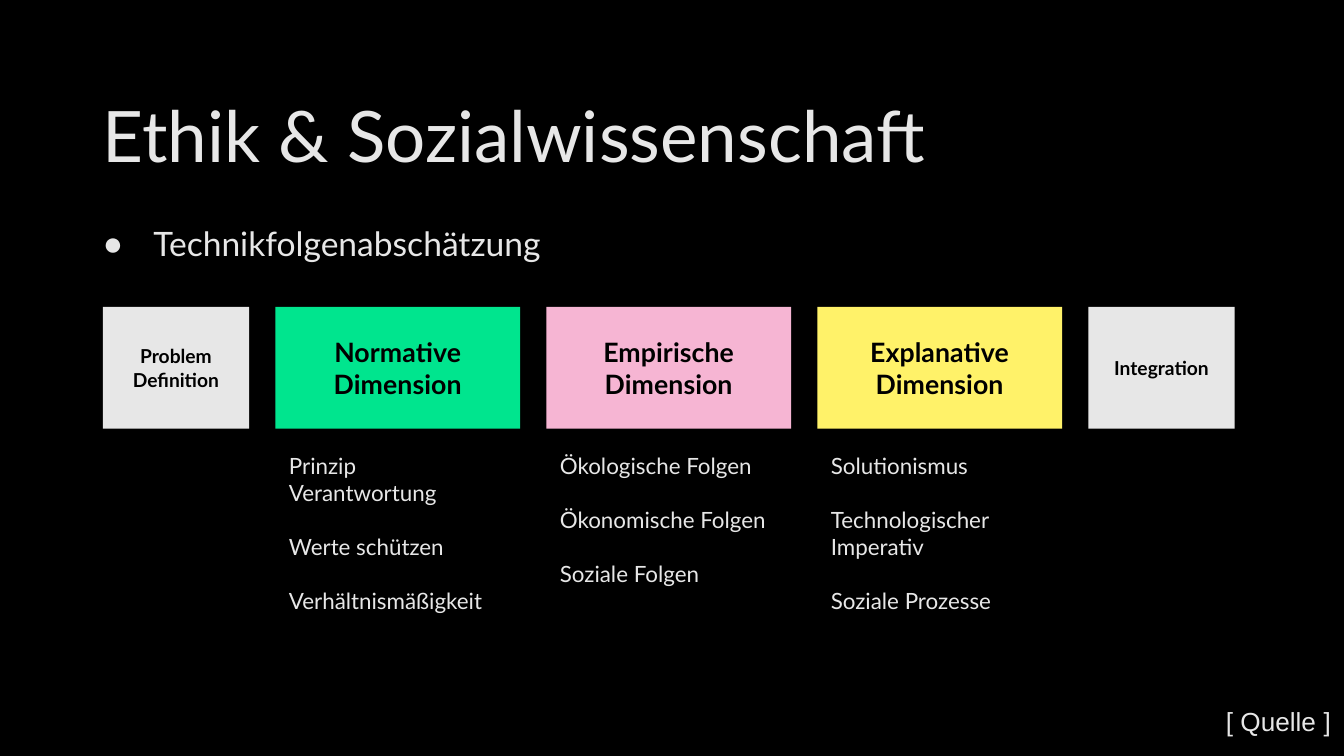
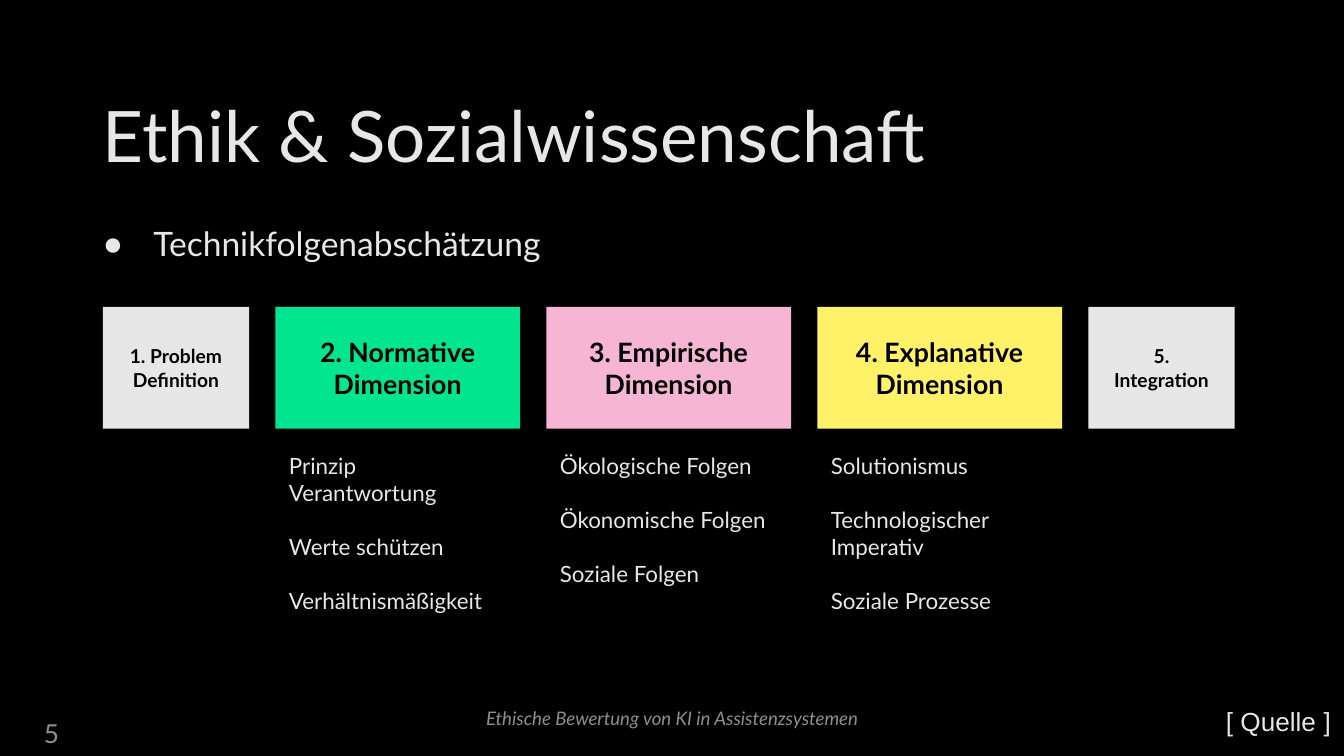
Before and after one commit to ColfrozenlIquid/PP1-HAT, a slide deck: slide 6 of INSORI-presentation.pptx (slide 7 before the commit). Drawn at 1344x756 pixels with LibreOffice and Linux fonts; fonts in the diff are those of the drawing. Boxes give left, top, right and bottom in pixels: in the first picture for what was removed or moved away, otherwise in the second. Text is boxed around its words. In the diff, an @@ line names an element or a change of style, - is before the commit and + after.

```diff
--- a/INSORI-presentation.pptx
+++ b/INSORI-presentation.pptx
@@ text in rectangle at bbox=[130, 348, 222, 387]: text changed @@
-Problem Definition
+1. Problem Definition
@@ text in rectangle at bbox=[320, 342, 475, 395]: text changed @@
-Normative Dimension
+2. Normative Dimension
@@ text in rectangle at bbox=[589, 342, 748, 395]: text changed @@
-Empirische Dimension
+3. Empirische Dimension
@@ text in rectangle at bbox=[856, 342, 1023, 395]: text changed @@
-Explanative Dimension
+4. Explanative Dimension
@@ text in rectangle at bbox=[1114, 349, 1209, 391]: text changed @@
-Integration
+5. Integration
@@ text added at bbox=[486, 711, 858, 729], 10 pt, text #8E8E8E, italic @@
+Ethische Bewertung von KI in Assistenzsystemen
@@ text added at bbox=[44, 724, 59, 743], 14 pt, text #8E8E8E @@
+5
```
Also in this commit, not shown: 10 other slides changed, 8 other files.
